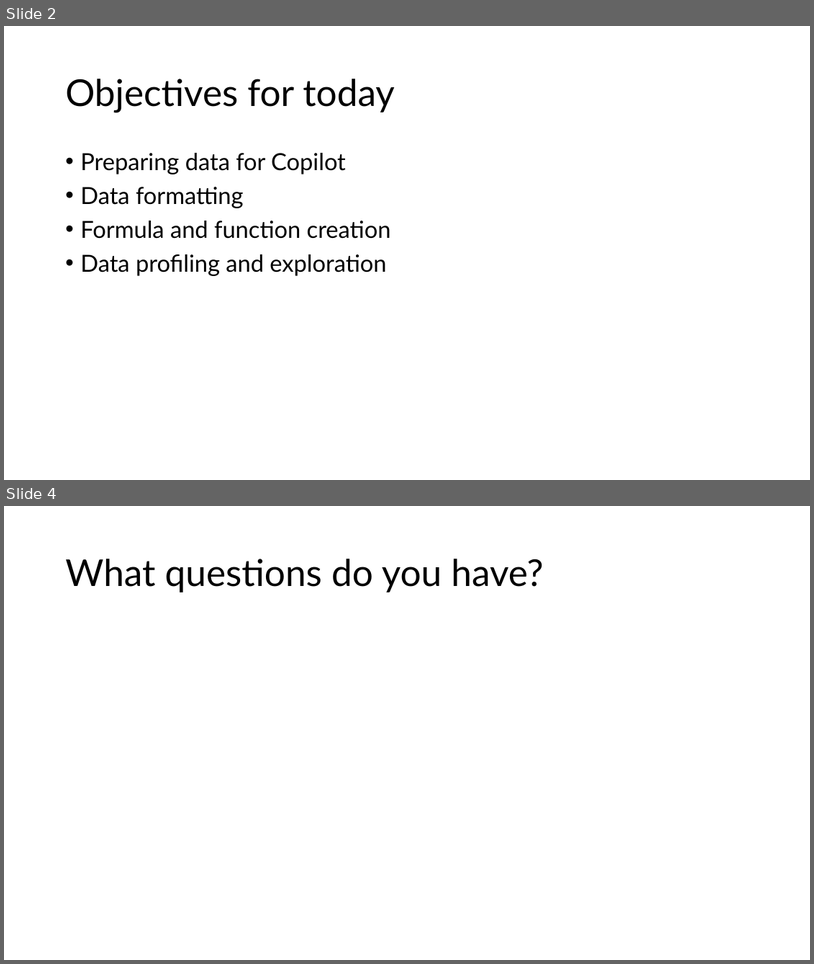
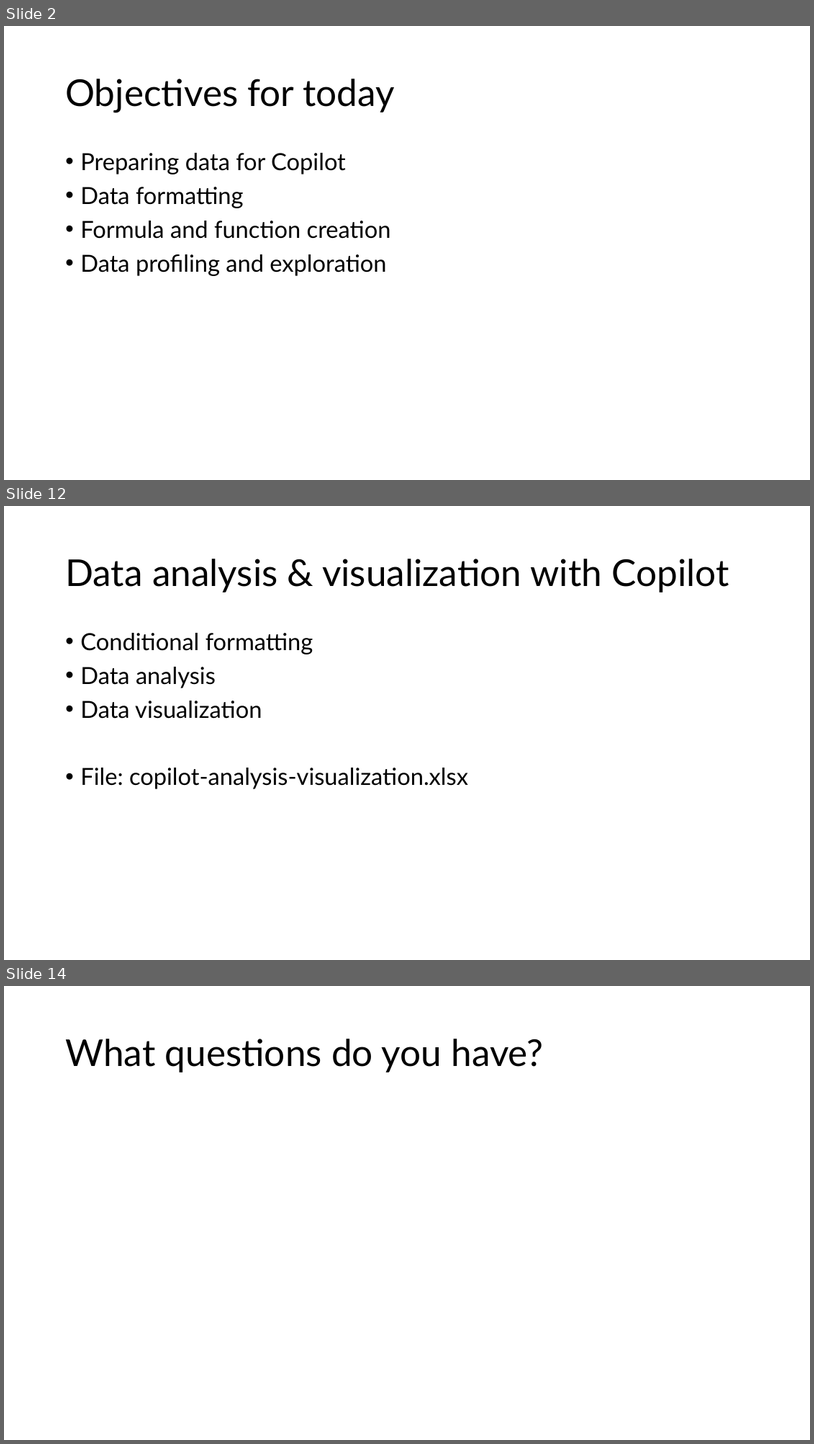
Before and after one commit to stringfestdata/complianceiq-intro-to-copilot-in-excel, a slide deck: complianceiq-intro-to-copilot-in-excel.pptx. Shown one above the other, each under a label of ours: slides 2 and 4 before the commit, slides 2, 12 and 14 after it; the slides between them are not shown. The pictures are 814x964 and 814x1444 pixels, drawn with LibreOffice and Linux fonts; fonts in the diff are those of the drawing. Boxes give left, top, right and bottom in pixels: in the first picture for what was removed or moved away, otherwise in the second. Text is boxed around its words. In the diff, an @@ line names an element or a change of style, - is before the commit and + after.

```diff
--- a/complianceiq-intro-to-copilot-in-excel.pptx
+++ b/complianceiq-intro-to-copilot-in-excel.pptx
@@ slide 12 added at box(4, 506, 810, 960), background #FFFFFF @@
@@ title added at box(65, 559, 729, 592), 44 pt, text #000000 @@
+Data analysis & visualization with Copilot
@@ text added at box(80, 633, 468, 789), 28 pt, text #000000 @@
+• Conditional formatting
+• Data analysis
+• Data visualization
+• File: copilot-analysis-visualization.xlsx
@@ what was slide 4 is now slide 14 @@
```
Also in this commit, not shown: 10 other slides added, 1 slide removed, 13 other files.
